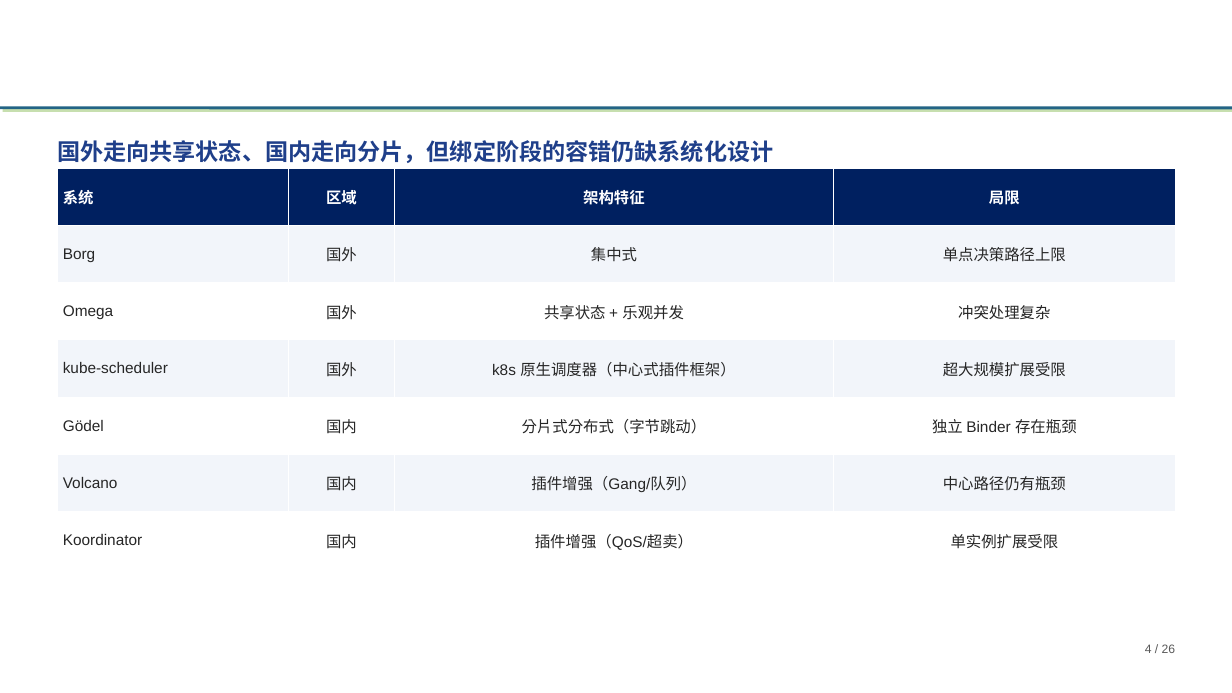
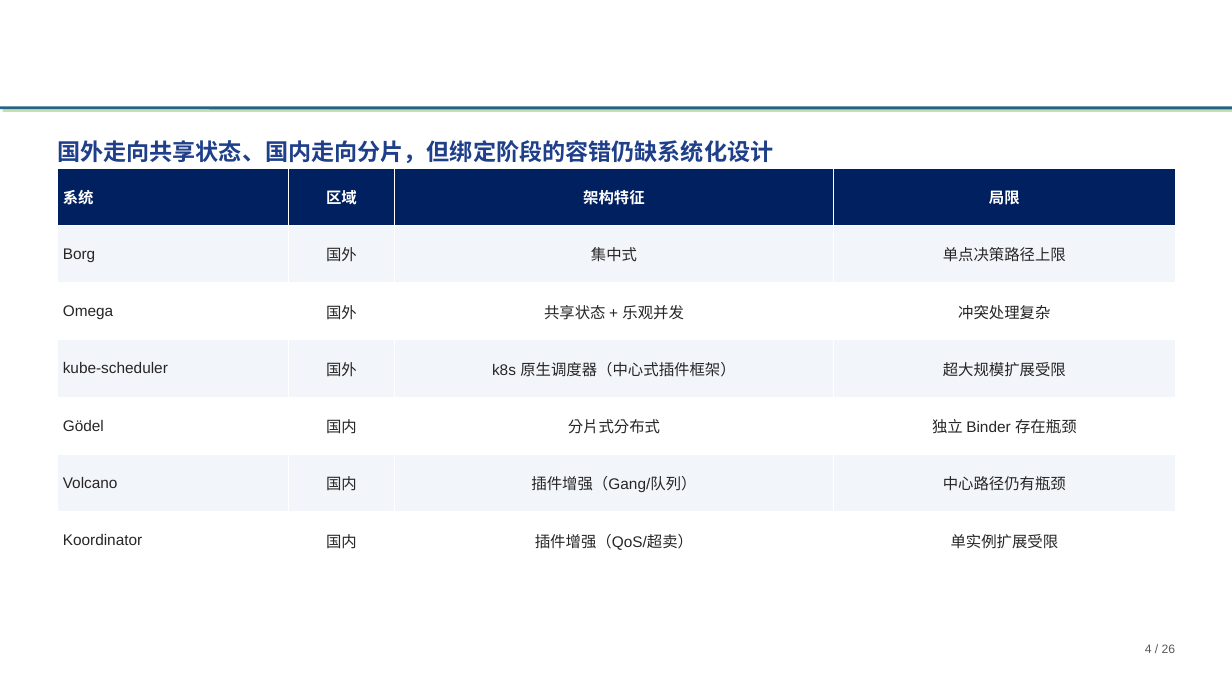
Before and after one commit to tengfei86/godel-scheduler, a slide deck: slide 4 of docs/thesis/defense/基于etcd的分布式Kubernetes调度器研究与实现-高铜.pptx. Drawn at 1232x693 pixels with LibreOffice and Linux fonts; fonts in the diff are those of the drawing; background and template pictures are left out. Boxes give left, top, right and bottom in pixels: in the first picture for what was removed or moved away, otherwise in the second. Text is boxed around its words. In the diff, an @@ line names an element or a change of style, - is before the commit and + after.

```diff
--- a/docs/thesis/defense/基于etcd的分布式Kubernetes调度器研究与实现-高铜.pptx
+++ b/docs/thesis/defense/基于etcd的分布式Kubernetes调度器研究与实现-高铜.pptx
@@ table at [57, 168, 1176, 569] @@
-row 5, column 3: 分片式分布式（字节跳动）
+row 5, column 3: 分片式分布式
```
Also in this commit, not shown: 1 other file.
